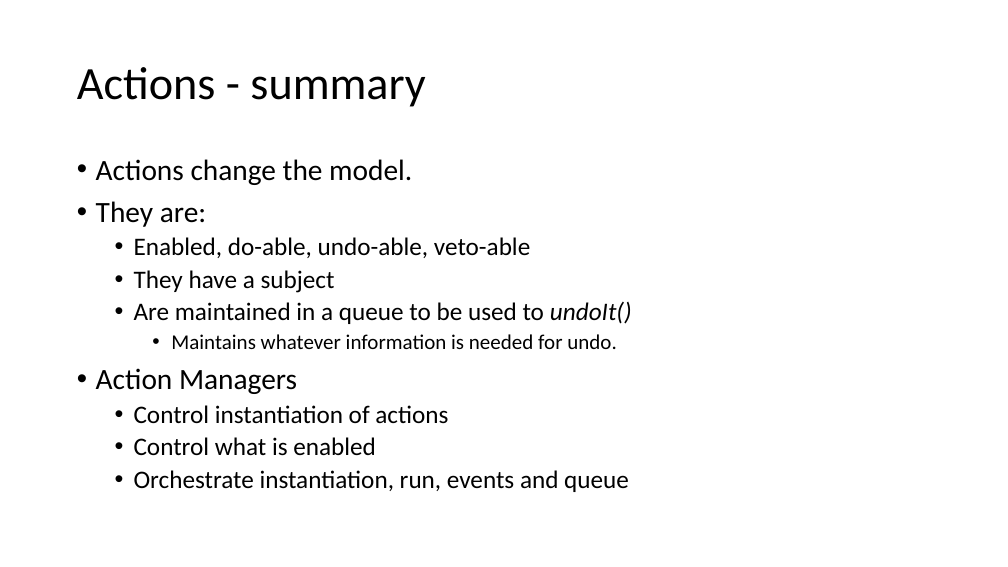
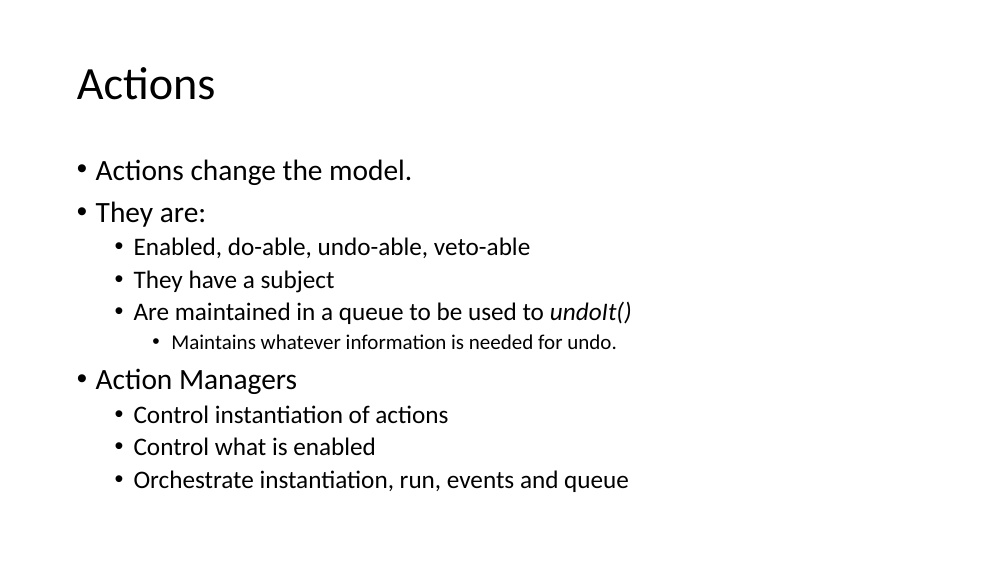
Before and after one commit to OpenTravel/OTM-DE-Utilities, a slide deck: slide 6 of otm-dex/OTM-DEX Architecture.pptx. Drawn at 1008x567 pixels with LibreOffice and Linux fonts; fonts in the diff are those of the drawing. Boxes give left, top, right and bottom in pixels: in the first picture for what was removed or moved away, otherwise in the second. Text is boxed around its words. In the diff, an @@ line names an element or a change of style, - is before the commit and + after.

```diff
--- a/otm-dex/OTM-DEX Architecture.pptx
+++ b/otm-dex/OTM-DEX Architecture.pptx
@@ title at bbox=[77, 67, 216, 100]: text changed @@
-Actions - summary
+Actions
```
Also in this commit, not shown: 3 other slides changed, 4 slides added, 1 slide removed.
